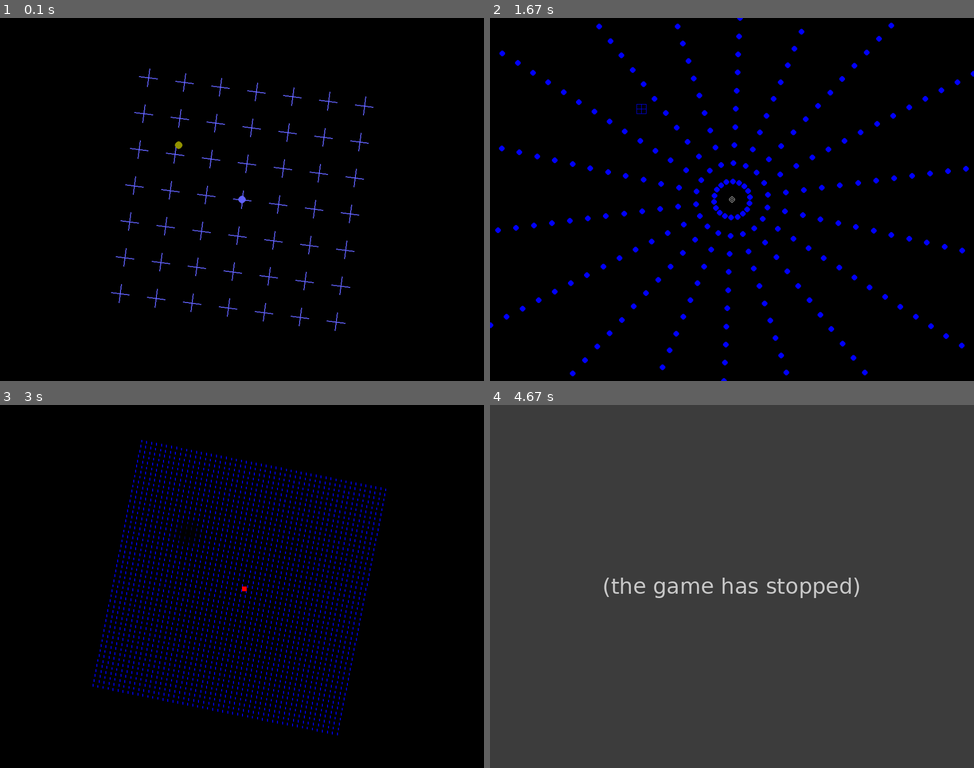
Above: before the commit, frames 1-4 (two rows, left to right).
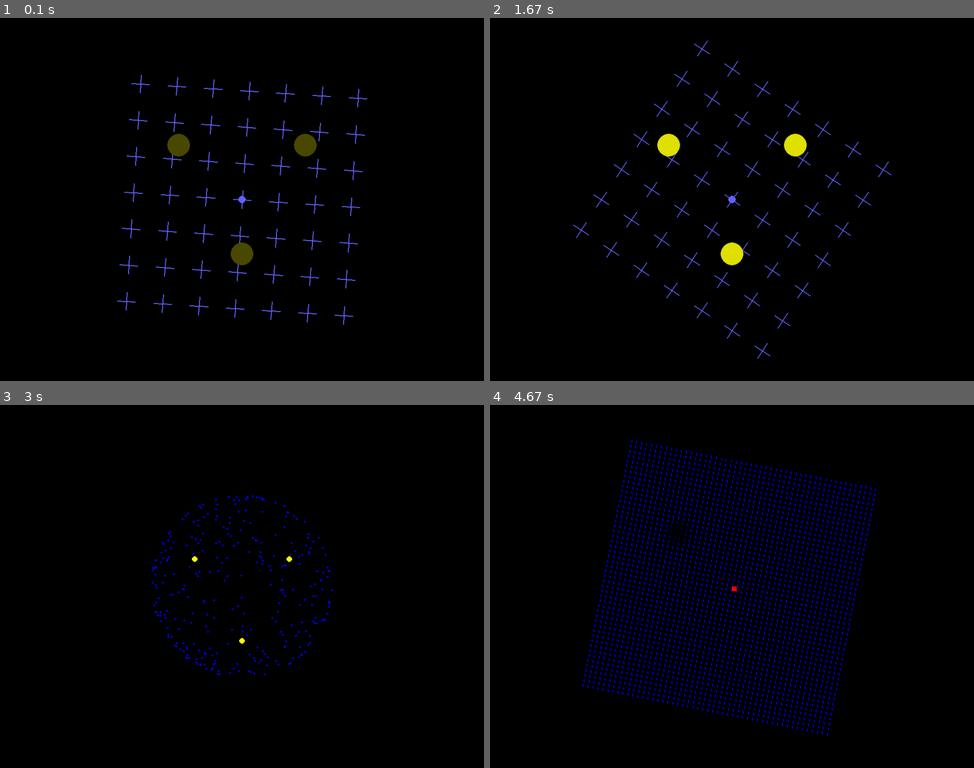
Above: after the commit, the same moments.

Repository: Franck-Dernoncourt/MIB
Game: pygame game, started from src/main.py
The game is run twice, just before and just after one commit, with the same random seed, the same clock (stepped at 60 frames per second) and the same inputs. The source is Python 2; it was converted automatically to run under Python 3.
Inputs (mouse positions are in pixels of both pictures, inside the frame that each line leads up to):
- Up to frame 1 (0.1 s): type "Ann (at the terminal prompt)" at 0 s
- Up to frame 2 (1.67 s): click (732, 199) at 0.38 s; click (736, 224) at 0.72 s; click (581, 145) at 1.05 s; click (911, 326) at 1.38 s
- Up to frame 3 (3 s): click (251, 463) at 1.72 s; click (217, 680) at 2.05 s; click (227, 524) at 2.38 s; click (174, 510) at 2.72 s
- Up to frame 4 (4.67 s): click (857, 553) at 3.05 s; click (882, 579) at 3.38 s; click (833, 521) at 3.72 s; click (591, 517) at 4.05 s; click (751, 571) at 4.38 s

The runs differ from the first frame. In frame 1, 3.2% of the frame differs, in the area x 22-78%, y 13-87%; in frame 2, 5.4%; in frame 3, 6.5%; in frame 4, 100%, in the area x 0-100%, y 0-100%.
Before the commit the program exited at 4.4 s; later frames show no game.

Commit message:
Variation in exp1 added

Diff:
--- a/src/illusions/exp1.py
+++ b/src/illusions/exp1.py
@@ -59,7 +59,7 @@
 
 
 # Main function
-def exp1(full_screen, experiment_env, surf, shift_type):
+def exp1(full_screen, experiment_env, surf, shift_type, luminosity = 1, rotation_speed_factor = 1, circle_radius_factor = 1):
     frames, show = 0, True
     shift = 0
     start_key_down = {}
@@ -68,6 +68,7 @@
     start_key_down['K_3'] = 0
     direction = 'right'
     initial_id_answer = experiment_env["id_answer"]
+    shift_type_param = shift_type + '-' + str(luminosity) + '-' + str(rotation_speed_factor) + '-' + str(circle_radius_factor)
 
     try:
         ## Stimulus display
@@ -76,11 +77,11 @@
         done = False
         while (not done) and t < float(experiment_env["exp_duration"]):
 
-            done, start_key_down = exp_events_handle(experiment_env, shift_type, start_key_down, t0)
+            done, start_key_down = exp_events_handle(experiment_env, shift_type_param, start_key_down, t0)
 
             surf.fill(bg_color)
             t = (pygame.time.get_ticks() - t0) / 1000.0
-            set_rotation(rotation_speed * t)
+            set_rotation(rotation_speed * t * rotation_speed_factor)
             for i in range(-n_grid, +n_grid + 1):
                 for j in range(-n_grid, +n_grid + 1):
                     center = (grid_spacing * i, grid_spacing * j)
@@ -92,16 +93,21 @@
                     pygame.draw.line(surf, grid_color, coord(fr), coord(to), grid_width)
 
             for circ in circles:
-                c = (circle_scale * circ[0] + shift / 1000.0 - 0.35, circle_scale * circ[1])
+                c1 = (circle_scale * circ[0] + shift / 1000.0 - 0.35, circle_scale * circ[1])
+                c2 = (circle_scale * circ[0] + shift / 1000.0 + 0.35, circle_scale * circ[1])
+                c3 = (0, -circle_scale * circ[1])
                 if show:
-                    col = (150, 150, 0)
-                    pygame.draw.circle(surf, col, coord(c), circle_radius, 0)
+                    col = (150*luminosity, 150*luminosity, 0)
+                    pygame.draw.circle(surf, col, coord(c1), circle_radius*circle_radius_factor, 0)
+                    if shift_type == 'fixed':
+                        pygame.draw.circle(surf, col, coord(c2), circle_radius*circle_radius_factor, 0)
+                        pygame.draw.circle(surf, col, coord(c3), circle_radius*circle_radius_factor, 0)
                 else:
                     step = 150 / disapp_frames
                     lev = max(0, 150 - frames * step)
                     col = (lev, lev, 0)
                     if lev > 0:
-                        pygame.draw.circle(surf, col, coord(c), circle_radius, 0)
+                        pygame.draw.circle(surf, col, coord(c1), circle_radius, 0)
 
             if shift_type == 'same_dir':
                 pygame.draw.circle(surf, grid_color, coord((0 + shift/1000.0, 0)), fix_radius)
--- a/src/main.py
+++ b/src/main.py
@@ -60,7 +60,14 @@
         surf = pygame.display.set_mode(window_size)
 
     # Call experiments
-    exp1.exp1(full_screen, experiment_env, surf, "fixed")
+    exp1.exp1(full_screen, experiment_env, surf, "fixed", 0.5, 0.5, 3)
+    exp1.exp1(full_screen, experiment_env, surf, "fixed", 0.5, 1, 3)
+    exp1.exp1(full_screen, experiment_env, surf, "fixed", 0.5, 1.5, 3)
+    exp1.exp1(full_screen, experiment_env, surf, "fixed", 1, 0.5, 3)
+    exp1.exp1(full_screen, experiment_env, surf, "fixed", 1.5, 1.5, 3)
+    exp1.exp1(full_screen, experiment_env, surf, "fixed", 1.5, 1.5, 0.5)
+
+
     exp1.exp1(full_screen, experiment_env, surf, "same_dir")
     exp1.exp1(full_screen, experiment_env, surf, "opp_dir")
     experiment_env["experiment_number"] = 2
